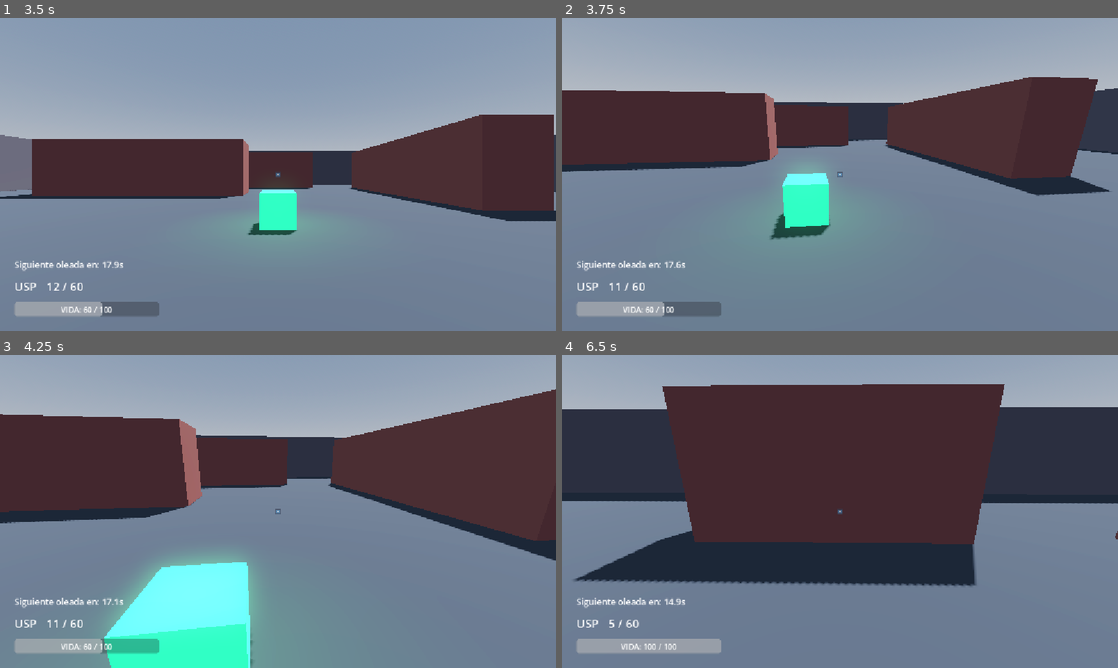
Above: before the commit, frames 1-4 (two rows, left to right).
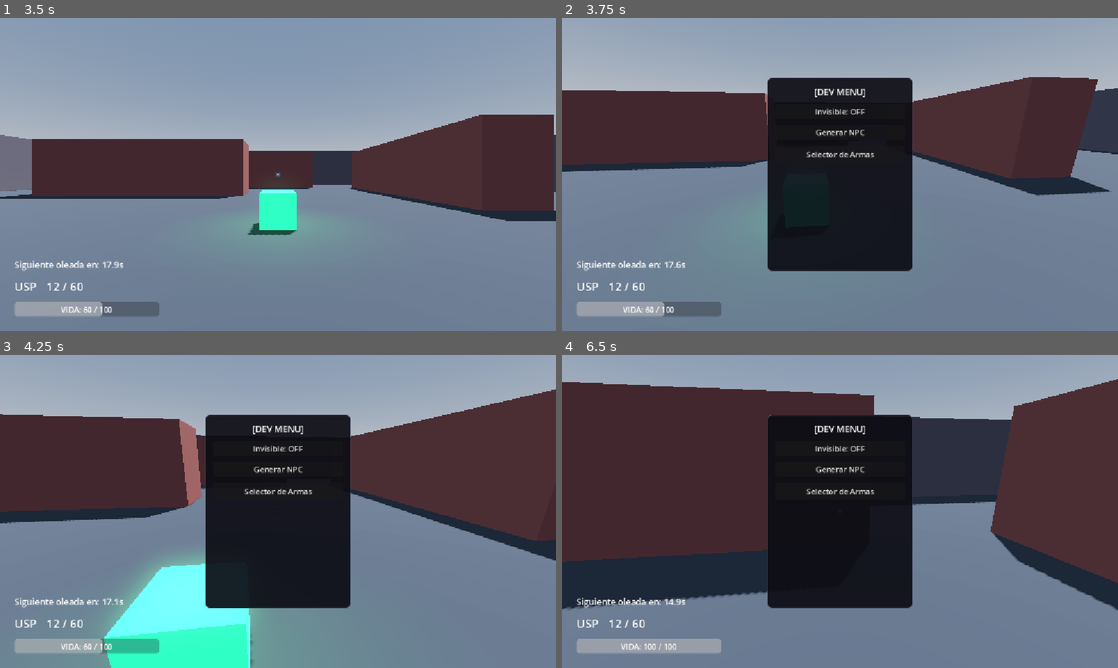
Above: after the commit, the same moments.

Repository: Jillkrav/Fps-Prueba
Game: Godot game, scene res://scenes/main_menu.tscn
Same seed, same stepped clock (60 frames per second), same inputs: the game is played once before the commit and once after it. The engine's default icon, where the game draws it, is replaced by a stand-in: a white triangle on a blue panel in a dark square.
Inputs (mouse positions are in pixels of both pictures, inside the frame that each line leads up to):
- Up to frame 1 (3.5 s): click "JUGAR" at 0.5 s; click "MAPA 1 (Laberíntico)" at 1.25 s; click "🔴 EQUIPO ROJO" at 2 s; click "USP" at 2.75 s
- Up to frame 2 (3.75 s): tap Enter (ui_accept) at 3.5 s; move the mouse to (867, 174) at 3.52 s; hold W from 3.53 s (still down); tap Q at 3.6 s; click (867, 174) at 3.67 s
- Up to frame 3 (4.25 s): keep holding W; tap Enter (ui_accept) at 3.77 s
- Up to frame 4 (6.5 s): keep holding W; move the mouse to (812, 511) at 4.27 s; tap R at 4.35 s; tap Enter (ui_accept) at 4.52, 6.02 s; move the mouse to (851, 505) at 5.02 s; hold F 5.03-5.78 s; move the mouse to (834, 517) at 5.77 s; tap Space at 5.85 s; click (834, 517) at 5.92 s

Frame 1 is identical in both runs. In frame 2, 16% of the frame differs, in the area x 9-64%, y 19-88%; in frame 3, 16%; in frame 4, 44%, in the area x 0-100%, y 7-88%.
Error before the commit: Parse Error: Unexpected identifier "panel_principal" in class body. (res://scripts/dev_menu.gd:151)

Commit message:
fix(dev_menu): eliminar statement suelto panel_principal.visible fuera de funcion

Diff:
--- a/scripts/dev_menu.gd
+++ b/scripts/dev_menu.gd
@@ -15,10 +15,8 @@
 @onready var opt_tipo_npc: OptionButton    = $PanelNPC/VBox/GridAtributos/OptArma
 @onready var lbl_status: Label             = $PanelPrincipal/VBox/LblStatus
 
-# Panel selector de armas (creado por codigo, no necesita nodo en escena)
 var _panel_armas: PanelContainer = null
 var _weapon_list: VBoxContainer  = null
-
 var opt_arma_dinamico: OptionButton = null
 var _armas_lista: Array[String] = []
 var is_invisible: bool = false
@@ -48,12 +46,10 @@
 	btn_spawn.pressed.connect(_on_spawn_pressed)
 	btn_volver.pressed.connect(_on_volver_pressed)
 
-	# Agregar boton Selector de Armas al panel principal
 	_agregar_btn_selector_armas()
-	# Construir panel de armas oculto
 	_build_panel_armas()
 
-# ── Boton selector armas en panel principal ──────────────────────────
+# ── Boton Selector de Armas en panel principal ──────────────────────
 func _agregar_btn_selector_armas() -> void:
 	var vbox: VBoxContainer = get_node_or_null("PanelPrincipal/VBox")
 	if not vbox:
@@ -64,13 +60,12 @@
 	btn.custom_minimum_size = Vector2(0, 36)
 	btn.add_theme_font_size_override("font_size", 16)
 	vbox.add_child(btn)
-	# insertar antes de LblStatus si existe
 	var lbl: Label = get_node_or_null("PanelPrincipal/VBox/LblStatus")
 	if lbl:
 		vbox.move_child(btn, lbl.get_index())
 	btn.pressed.connect(_on_selector_armas_pressed)
 
-# ── Panel flotante selector de armas ─────────────────────────────────
+# ── Panel flotante selector de armas ─────────────────────────────
 func _build_panel_armas() -> void:
 	_panel_armas = PanelContainer.new()
 	_panel_armas.visible = false
@@ -78,7 +73,6 @@
 	_panel_armas.custom_minimum_size = Vector2(320, 0)
 	_panel_armas.grow_horizontal = Control.GROW_DIRECTION_BOTH
 	_panel_armas.grow_vertical   = Control.GROW_DIRECTION_BOTH
-	# Se agrega al mismo CanvasLayer que el DevMenu
 	get_parent().add_child(_panel_armas)
 
 	var margin := MarginContainer.new()
@@ -147,8 +141,7 @@
 func _cerrar_panel_armas() -> void:
 	_panel_armas.visible = false
 	visible = true
-
-panel_principal.visible = true
+	panel_principal.visible = true
 
 func _on_arma_seleccionada(nombre_arma: String) -> void:
 	var player: Node = get_tree().get_first_node_in_group("player")
@@ -157,14 +150,13 @@
 	_panel_armas.visible = false
 	visible = false
 	Input.mouse_mode = Input.MOUSE_MODE_CAPTURED
-	# Reanudar spawner si existe
 	var spawners: Array = get_tree().get_nodes_in_group("spawner")
 	if not spawners.is_empty():
 		var sp = spawners[0]
 		if sp.has_method("reanudar_spawn"):
 			sp.reanudar_spawn()
 
-# ── Helpers existentes ────────────────────────────────────────────────
+# ── Helpers ─────────────────────────────────────────────────
 func _poblar_armas_en(opt: OptionButton) -> void:
 	_armas_lista.clear()
 	opt.clear()
